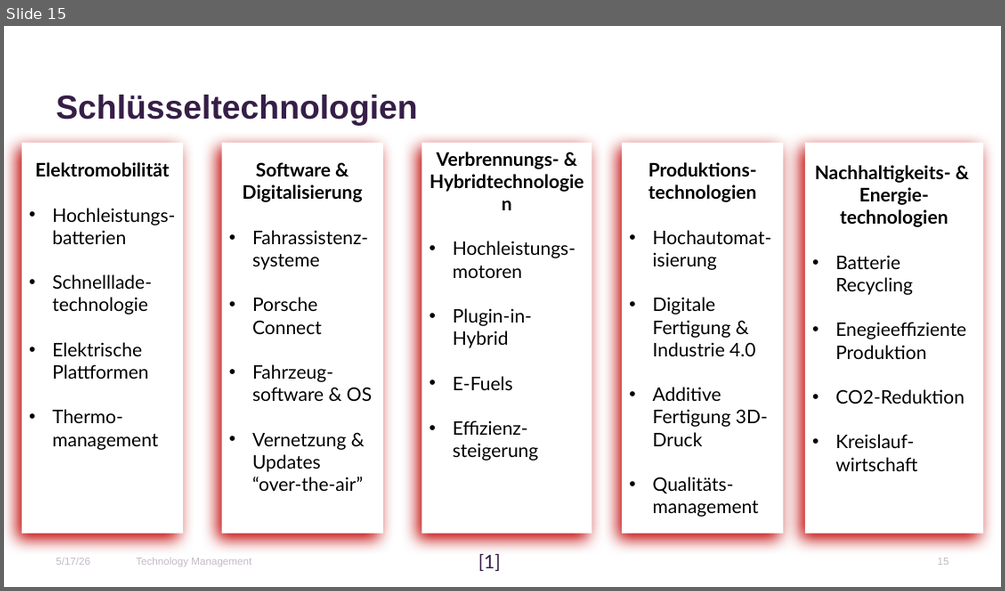
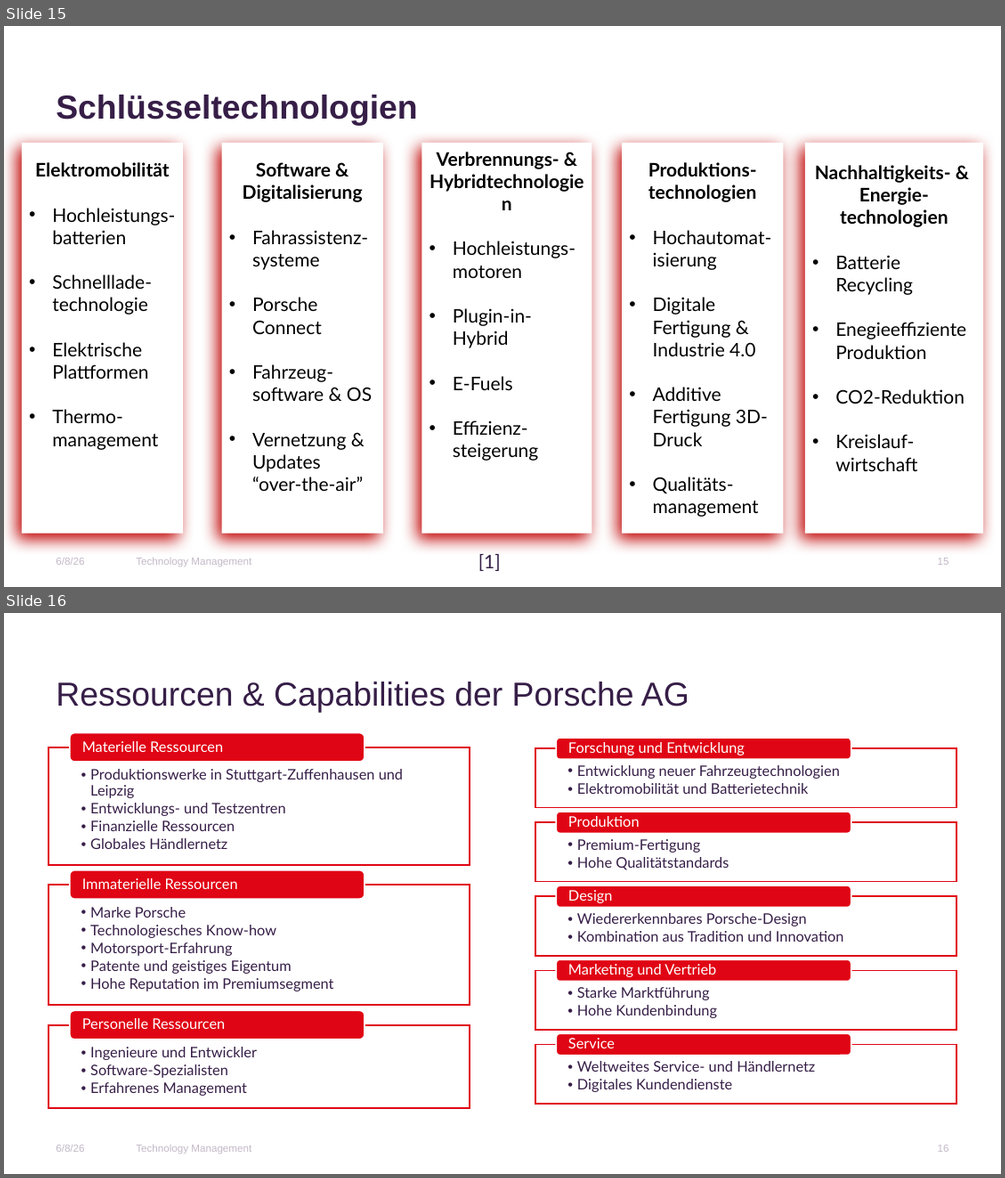
Before and after one commit to Erickk0/Master, a slide deck: 1. Semester/Technology Management/Praktikum/PorscheTechManagement1.pptx. Shown one above the other, each under a label of ours: slide 15 before the commit, slides 15 and 16 after it. The pictures are 1005x591 and 1005x1178 pixels, drawn with LibreOffice and Linux fonts; fonts in the diff are those of the drawing; background and template pictures are left out. Boxes give left, top, right and bottom in pixels: in the first picture for what was removed or moved away, otherwise in the second. Text is boxed around its words. In the diff, an @@ line names an element or a change of style, - is before the commit and + after.

```diff
--- a/1. Semester/Technology Management/Praktikum/PorscheTechManagement1.pptx
+++ b/1. Semester/Technology Management/Praktikum/PorscheTechManagement1.pptx
@@ slide 16 added at box(4, 613, 1001, 1174), background #FFFFFF @@
@@ title added at box(56, 682, 689, 712), 32 pt, text #361E47 @@
+Ressourcen & Capabilities der Porsche AG
@@ group added at box(48, 732, 469, 1109): 6 texts, 3 rectangles, 3 rounded rectangles @@
+  • Produktionswerke in Stuttgart-Zuffenhausen und Leipzig
+  • Entwicklungs- und Testzentren
+  • Finanzielle Ressourcen
+  • Globales Händlernetz
+Materielle Ressourcen
+  • Marke Porsche
+  • Technologiesches Know-how
+  • Motorsport-Erfahrung
+  • Patente und geistiges Eigentum
+  • Hohe Reputation im Premiumsegment
+Immaterielle Ressourcen
+  • Ingenieure und Entwickler
+  • Software-Spezialisten
+  • Erfahrenes Management
+Personelle Ressourcen
@@ group added at box(535, 738, 956, 1103): 10 texts, 5 rectangles, 5 rounded rectangles @@
+  • Entwicklung neuer Fahrzeugtechnologien
+  • Elektromobilität und Batterietechnik
+Forschung und Entwicklung
+  • Premium-Fertigung
+  • Hohe Qualitätstandards
+Produktion
+  • Wiedererkennbares Porsche-Design
+  • Kombination aus Tradition und Innovation
+Design
+  • Starke Marktführung
+  • Hohe Kundenbindung
+Marketing und Vertrieb
+  • Weltweites Service- und Händlernetz
+  • Digitales Kundendienste
+Service
@@ text added at box(56, 1144, 84, 1151), 10 pt, text #C4B9C8 @@
+6/8/26
@@ text added at box(136, 1144, 251, 1153), 10 pt, text #C4B9C8 @@
+Technology Management
@@ page number added at box(938, 1144, 949, 1151), 10 pt, text #C4B9C8 @@
+16
@@ slide 15 changed as well @@
@@ text at box(56, 557, 84, 564): text changed @@
-5/17/26
+6/8/26
```
Also in this commit, not shown: 15 other slides changed, 5 other slides added, 14 other files.
